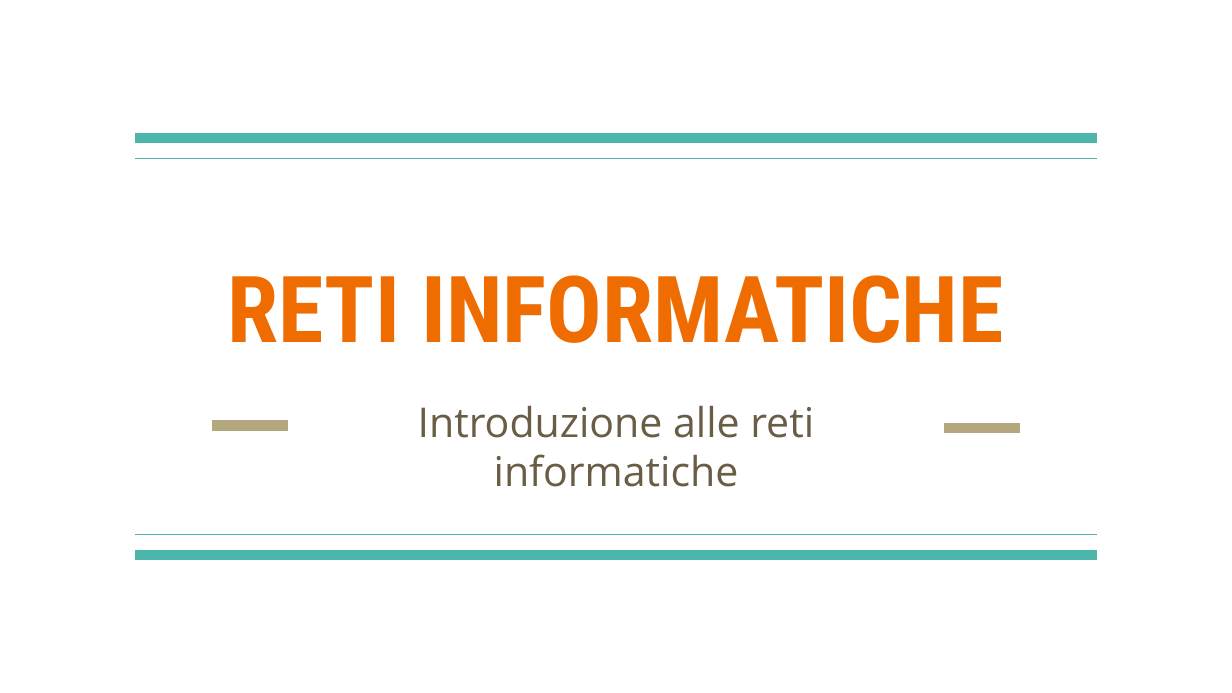
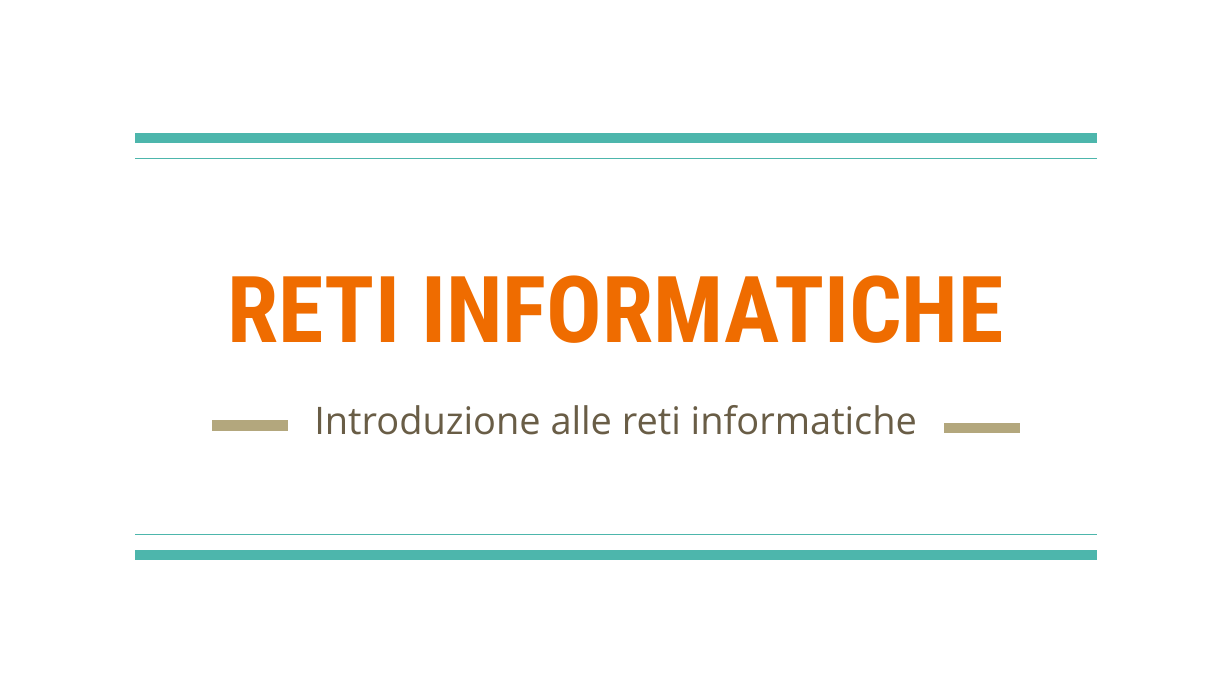
Before and after one commit to LeleCazza/LeleCazza.github.io, a slide deck: slide 1 of reti_informatiche/materiale/lezione_1_reti_introduzione.pptx. Drawn at 1232x693 pixels with LibreOffice and Linux fonts; fonts in the diff are those of the drawing. Boxes give left, top, right and bottom in pixels: in the first picture for what was removed or moved away, otherwise in the second. Text is boxed around its words. In the diff, an @@ line names an element or a change of style, - is before the commit and + after.

Commit message:
updated reti informatiche

```diff
--- a/reti_informatiche/materiale/lezione_1_reti_introduzione.pptx
+++ b/reti_informatiche/materiale/lezione_1_reti_introduzione.pptx
@@ subtitle "Introduzione alle reti informatiche" at (x1=314, y1=405, x2=917, y2=435): size 24 to 22.2 pt @@
```
Also in this commit, not shown: 5 other slides changed, 8 slides added, 2 slides removed, 1 other file.
